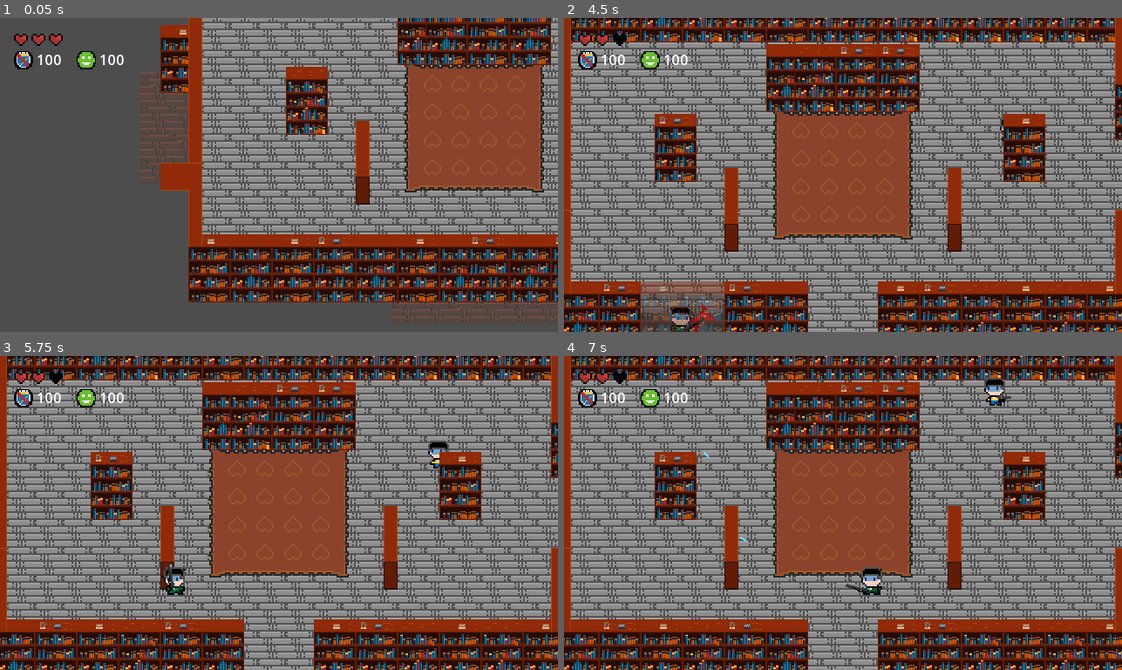
Above: before the commit, frames 1-4 (two rows, left to right).
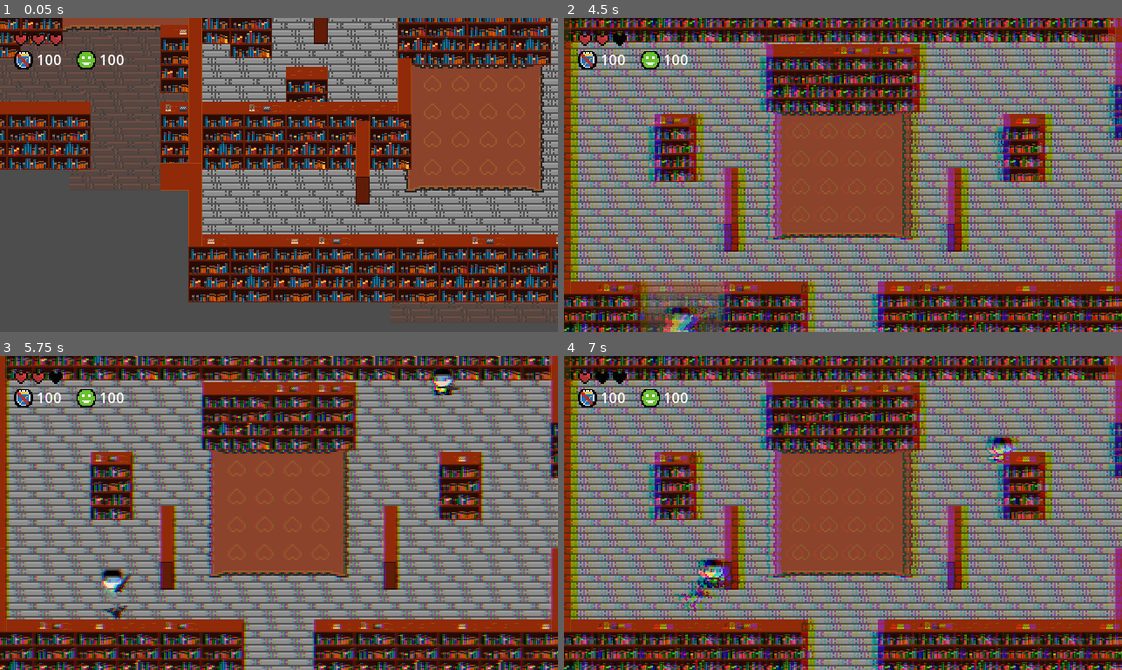
Above: after the commit, the same moments.

Repository: badzianga/SteelworksHiTechGame
Game: Godot game, scene res://Scenes/Maps/world.tscn
Two runs of this game, one before a commit and one after it. Both use one fixed random seed, a clock stepped at 60 frames per second and the inputs below.
Inputs (mouse positions are in pixels of both pictures, inside the frame that each line leads up to):
- Up to frame 1 (0.05 s): no input
- Up to frame 2 (4.5 s): move the mouse to (815, 237) at 0.52 s; hold W (up) 0.53-2.03 s; click (815, 237) at 0.6 s; move the mouse to (1010, 222) at 1.27 s; click (1010, 222) at 1.35 s; move the mouse to (675, 127) at 2.02 s; hold A (left) 2.03-3.53 s; click (675, 127) at 2.1 s; move the mouse to (870, 175) at 2.77 s; click (870, 175) at 2.85 s; move the mouse to (759, 96) at 3.52 s; hold S (down) 3.53-4.28 s; click (759, 96) at 3.6 s; move the mouse to (965, 159) at 4.27 s; hold D (right) from 4.28 s (still down); click (965, 159) at 4.35 s
- Up to frame 3 (5.75 s): move the mouse to (167, 528) at 5.02 s; release D (right) at 5.03 s; hold W (up) from 5.03 s (still down); click (167, 528) at 5.1 s
- Up to frame 4 (7 s): move the mouse to (898, 443) at 5.77 s; release W (up) at 5.78 s; hold D (right) from 5.78 s (still down); click (898, 443) at 5.85 s; move the mouse to (815, 575) at 6.52 s; click (815, 575) at 6.6 s

The runs differ from the first frame. In frame 1, 18% of the frame differs, in the area x 0-74%, y 0-55%; in frame 2, 41%; in frame 3, 34%; in frame 4, 45%, in the area x 0-100%, y 0-100%.

Commit message:
Hurt effect, portal to another rooms

Diff:
--- /dev/null
+++ b/Resources/Shaders/chromatic_aberration.gdshader
@@ -0,0 +1,12 @@
+shader_type canvas_item;
+
+uniform sampler2D SCREEN_TEXTURE : hint_screen_texture, filter_linear_mipmap;
+uniform float offset: hint_range(0.f, 10.f) = 0.f;
+
+
+void fragment() {
+	vec4 red_channel = texture(SCREEN_TEXTURE, vec2(SCREEN_UV.x + (offset * SCREEN_PIXEL_SIZE.x), SCREEN_UV.y));
+	vec4 green_channel = texture(SCREEN_TEXTURE, SCREEN_UV);
+	vec4 blue_channel = texture(SCREEN_TEXTURE, vec2(SCREEN_UV.x - (offset * SCREEN_PIXEL_SIZE.x), SCREEN_UV.y));
+	COLOR = vec4(red_channel.r, green_channel.g, blue_channel.b, 1.0);
+}
--- /dev/null
+++ b/Scenes/Maps/portal.gd
@@ -0,0 +1,15 @@
+extends Area2D
+
+
+@export var jump_direction: Vector2
+
+
+func _on_area_entered(_area: Area2D) -> void:
+	if jump_direction == Vector2.UP:
+		GameController.player.global_position.y -= 80.0
+	elif jump_direction == Vector2.DOWN:
+		GameController.player.global_position.y += 80.0
+	elif jump_direction == Vector2.LEFT:
+		GameController.player.global_position.x -= 80.0
+	elif jump_direction == Vector2.RIGHT:
+		GameController.player.global_position.x += 80.0
--- /dev/null
+++ b/Scenes/Maps/portal.tscn
@@ -0,0 +1,10 @@
+[gd_scene load_steps=2 format=3 uid="uid://dw5gu5wq2um11"]
+
+[ext_resource type="Script" path="res://Scenes/Maps/portal.gd" id="1_mmg50"]
+
+[node name="Portal" type="Area2D"]
+collision_layer = 0
+collision_mask = 2
+script = ExtResource("1_mmg50")
+
+[connection signal="area_entered" from="." to="." method="_on_area_entered"]
--- a/Scenes/Maps/world.gd
+++ b/Scenes/Maps/world.gd
@@ -7,6 +7,7 @@
 
 @onready var camera := $Camera
 @onready var player: Player = $Player
+@onready var chromatic_player := $Camera/CanvasLayer/ChromaticAberration/AnimationPlayer
 
 
 func _ready() -> void:
@@ -56,5 +57,9 @@
 			#print("Generated room (I hope)")
 
 
+func enable_chromatic_aberration() -> void:
+	chromatic_player.play("aberration")
+
+
 func _on_room_changed(next_position: Vector2) -> void:
 	camera.global_position = next_position
--- a/Scenes/Maps/world.tscn
+++ b/Scenes/Maps/world.tscn
@@ -1,8 +1,51 @@
-[gd_scene load_steps=4 format=3 uid="uid://gak5l2nh34b5"]
+[gd_scene load_steps=11 format=3 uid="uid://gak5l2nh34b5"]
 
 [ext_resource type="Script" path="res://Scenes/Maps/world.gd" id="1_n67jg"]
+[ext_resource type="Shader" path="res://Resources/Shaders/chromatic_aberration.gdshader" id="2_1wixp"]
 [ext_resource type="PackedScene" uid="uid://kna2yacl5q3s" path="res://Scenes/Player/player.tscn" id="2_etemv"]
 [ext_resource type="PackedScene" uid="uid://ccrjpmfpsmv26" path="res://Scenes/UI/ui.tscn" id="3_poc8p"]
+[ext_resource type="PackedScene" uid="uid://fud1ek34g8rj" path="res://Scenes/Maps/room_1.tscn" id="5_o8sid"]
+[ext_resource type="PackedScene" uid="uid://buqxfpjfrix7g" path="res://Scenes/Maps/room_2.tscn" id="6_f276s"]
+
+[sub_resource type="ShaderMaterial" id="ShaderMaterial_8jnqx"]
+shader = ExtResource("2_1wixp")
+shader_parameter/offset = 0.0
+
+[sub_resource type="Animation" id="Animation_yh0md"]
+resource_name = "aberration"
+tracks/0/type = "value"
+tracks/0/imported = false
+tracks/0/enabled = true
+tracks/0/path = NodePath(".:material:shader_parameter/offset")
+tracks/0/interp = 1
+tracks/0/loop_wrap = true
+tracks/0/keys = {
+"times": PackedFloat32Array(0, 1),
+"transitions": PackedFloat32Array(1, 1),
+"update": 0,
+"values": [8.0, 0.0]
+}
+
+[sub_resource type="Animation" id="Animation_g2v04"]
+length = 0.001
+tracks/0/type = "value"
+tracks/0/imported = false
+tracks/0/enabled = true
+tracks/0/path = NodePath(".:material:shader_parameter/offset")
+tracks/0/interp = 1
+tracks/0/loop_wrap = true
+tracks/0/keys = {
+"times": PackedFloat32Array(0),
+"transitions": PackedFloat32Array(1),
+"update": 0,
+"values": [0.0]
+}
+
+[sub_resource type="AnimationLibrary" id="AnimationLibrary_7jxon"]
+_data = {
+"RESET": SubResource("Animation_g2v04"),
+"aberration": SubResource("Animation_yh0md")
+}
 
 [node name="World" type="Node2D"]
 y_sort_enabled = true
@@ -11,6 +54,27 @@
 [node name="Camera" type="Camera2D" parent="."]
 position_smoothing_enabled = true
 
+[node name="CanvasLayer" type="CanvasLayer" parent="Camera"]
+
+[node name="ChromaticAberration" type="ColorRect" parent="Camera/CanvasLayer"]
+material = SubResource("ShaderMaterial_8jnqx")
+anchors_preset = 15
+anchor_right = 1.0
+anchor_bottom = 1.0
+grow_horizontal = 2
+grow_vertical = 2
+
+[node name="AnimationPlayer" type="AnimationPlayer" parent="Camera/CanvasLayer/ChromaticAberration"]
+libraries = {
+"": SubResource("AnimationLibrary_7jxon")
+}
+
 [node name="Player" parent="." instance=ExtResource("2_etemv")]
 
 [node name="UI" parent="." instance=ExtResource("3_poc8p")]
+
+[node name="Room1" parent="." instance=ExtResource("5_o8sid")]
+position = Vector2(160, 104)
+
+[node name="Room2" parent="." instance=ExtResource("6_f276s")]
+position = Vector2(160, -72)
--- a/Scenes/Player/player.gd
+++ b/Scenes/Player/player.gd
@@ -10,6 +10,10 @@
 @onready var weapon: Weapon = $WeaponSlot/Weapon
 @onready var health_component: HealthComponent = $HealthComponent
 @onready var helmet_sprite := $HelmetSprite
+@onready var invincibility_timer := $InvincibilityTimer
+@onready var hurtbox_collision := $HurtboxComponent/CollisionShape
+@onready var effects := $Effects
+
 
 var direction := Vector2.ZERO
 var shoot_direction := Vector2.ZERO
@@ -75,8 +79,20 @@
 	return shoot_direction
 
 
+func frame_freeze(time_scale: float, duration: float) -> void:
+	sprite.material.set_shader_parameter("flash_state", 1.0)
+	Engine.time_scale = time_scale
+	await get_tree().create_timer(duration * time_scale).timeout
+	Engine.time_scale = 1.0
+	invincibility_timer.start()
+	effects.play("blinking")
+
+
 func _on_health_changed() -> void:
 	GameController.ui.apply_damage()
+	GameController.world.enable_chromatic_aberration()
+	hurtbox_collision.set_deferred("disabled", true)
+	frame_freeze(0.05, 1.0)
 
 
 func _on_room_changed(new_position: Vector2) -> void:
@@ -87,3 +103,7 @@
 	else:
 		helmet_sprite.visible = true
 		weapon_slot.visible = true
+
+
+func _on_invincibility_timer_timeout() -> void:
+	hurtbox_collision.set_deferred("disabled", false)
--- a/Scenes/Player/player.tscn
+++ b/Scenes/Player/player.tscn
@@ -1,11 +1,18 @@
-[gd_scene load_steps=13 format=3 uid="uid://kna2yacl5q3s"]
+[gd_scene load_steps=18 format=3 uid="uid://kna2yacl5q3s"]
 
 [ext_resource type="Script" path="res://Scenes/Player/player.gd" id="1_5whdu"]
+[ext_resource type="Shader" path="res://Resources/Shaders/flash.gdshader" id="2_41ip4"]
 [ext_resource type="Texture2D" uid="uid://byhv2d3266ffc" path="res://Assets/Entities/Player/player_sheet.png" id="2_nd2ey"]
 [ext_resource type="PackedScene" uid="uid://mx6j27qpkmf5" path="res://Scenes/Components/hurtbox_component.tscn" id="3_0l8ck"]
 [ext_resource type="Texture2D" uid="uid://64kuw3mryfea" path="res://Assets/Entities/helmet.png" id="3_01npj"]
 [ext_resource type="PackedScene" uid="uid://bse3dkitoj2uh" path="res://Scenes/Components/health_component.tscn" id="4_o00dw"]
 [ext_resource type="PackedScene" uid="uid://ds838ydifg4m3" path="res://Scenes/Weapons/rifle.tscn" id="5_nyva0"]
+
+[sub_resource type="ShaderMaterial" id="ShaderMaterial_yl72a"]
+resource_local_to_scene = true
+shader = ExtResource("2_41ip4")
+shader_parameter/flash_color = Color(1, 1, 1, 1)
+shader_parameter/flash_state = 0.0
 
 [sub_resource type="RectangleShape2D" id="RectangleShape2D_36d6u"]
 size = Vector2(10, 4)
@@ -106,11 +113,50 @@
 "run": SubResource("Animation_7gvx2")
 }
 
+[sub_resource type="Animation" id="Animation_0fmue"]
+resource_name = "blinking"
+length = 1.2
+step = 0.15
+tracks/0/type = "value"
+tracks/0/imported = false
+tracks/0/enabled = true
+tracks/0/path = NodePath("Sprite:material:shader_parameter/flash_state")
+tracks/0/interp = 1
+tracks/0/loop_wrap = true
+tracks/0/keys = {
+"times": PackedFloat32Array(0, 0.15, 0.3, 0.45, 0.6, 0.75, 0.9, 1.05, 1.2),
+"transitions": PackedFloat32Array(1, 1, 1, 1, 1, 1, 1, 1, 1),
+"update": 0,
+"values": [0.0, 1.0, 0.0, 1.0, 0.0, 1.0, 0.0, 1.0, 0.0]
+}
+
+[sub_resource type="Animation" id="Animation_oy6qk"]
+length = 0.001
+tracks/0/type = "value"
+tracks/0/imported = false
+tracks/0/enabled = true
+tracks/0/path = NodePath("Sprite:material:shader_parameter/flash_state")
+tracks/0/interp = 1
+tracks/0/loop_wrap = true
+tracks/0/keys = {
+"times": PackedFloat32Array(0),
+"transitions": PackedFloat32Array(1),
+"update": 0,
+"values": [0.0]
+}
+
+[sub_resource type="AnimationLibrary" id="AnimationLibrary_h4dkd"]
+_data = {
+"RESET": SubResource("Animation_oy6qk"),
+"blinking": SubResource("Animation_0fmue")
+}
+
 [node name="Player" type="CharacterBody2D"]
 motion_mode = 1
 script = ExtResource("1_5whdu")
 
 [node name="Sprite" type="Sprite2D" parent="."]
+material = SubResource("ShaderMaterial_yl72a")
 position = Vector2(0, -5)
 texture = ExtResource("2_nd2ey")
 hframes = 8
@@ -143,3 +189,14 @@
 [node name="WeaponSlot" type="Marker2D" parent="."]
 
 [node name="Weapon" parent="WeaponSlot" instance=ExtResource("5_nyva0")]
+
+[node name="InvincibilityTimer" type="Timer" parent="."]
+wait_time = 1.2
+one_shot = true
+
+[node name="Effects" type="AnimationPlayer" parent="."]
+libraries = {
+"": SubResource("AnimationLibrary_h4dkd")
+}
+
+[connection signal="timeout" from="InvincibilityTimer" to="." method="_on_invincibility_timer_timeout"]
